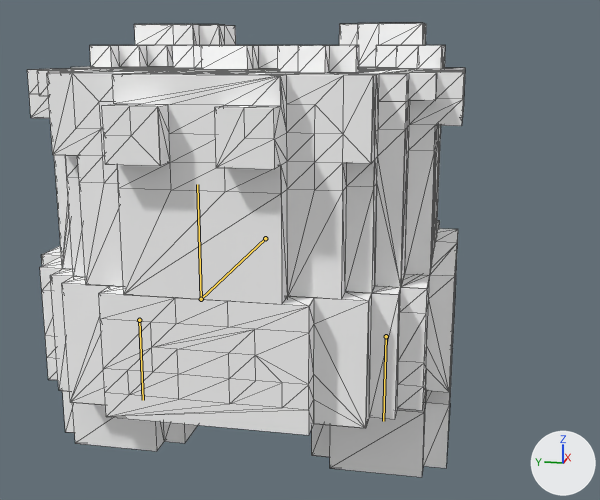
An edit to the Blender file src/galois/data/npcs/mossy_mucker_animations.blend, drawn before and after from the same camera.
Both versions are drawn from a camera (50 mm lens) standing at (-1.841, -0.462, 0.899) and looking at (0.026, -0.088, 0.433). Lighting does not change. The marker at lower right points along +X, +Y and +Z. The picture after the commit comes second. The bones that bend it are drawn over the model as lines. Mesh edges are drawn as thin lines.

The first picture shows 'Body', 'Head', 'L_Leg', 'R_Leg'.
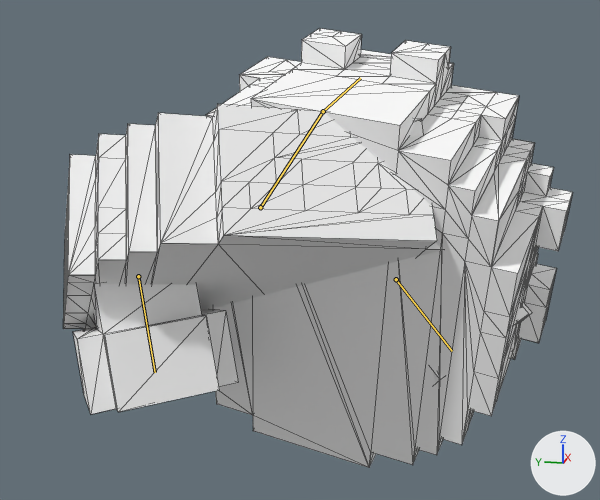
The newer file adds an action. The first version stands in its rest pose; the second is drawn at frame 4 of the action 'StaggerMedium'.

Location of each change, [x1, y1, x2, y2] in pixels of the pictures (600 x 500 px):
'Head', posed
    before: [27, 23, 465, 304]
    after: [206, 28, 573, 468]
'Body', posed
    before: [40, 220, 458, 435]
    after: [63, 104, 442, 330]
'L_Leg', posed
    before: [63, 391, 198, 451]
    after: [73, 284, 238, 414]
'R_Leg', posed (mostly hidden afterwards)
    before: [312, 348, 453, 477]
    after: [433, 302, 532, 383]
bone 'Body', root to tip
    before: (265, 238) to (201, 299)
    after: (260, 207) to (323, 111)
bone 'Head', root to tip
    before: (201, 299) to (197, 184)
    after: (323, 111) to (360, 78)
bone 'R_Leg', root to tip
    before: (386, 336) to (383, 421)
    after: (396, 279) to (452, 351)
bone 'L_Leg', root to tip
    before: (139, 320) to (143, 400)
    after: (138, 276) to (155, 372)

The edits, one by one:
Bone 'Body' (bone_body) moves from (0.0, 0.0, 0.0) to (-0.14, -0.06, 0.039).
Bone 'Body' (bone_body) turns from (0, 0, 0) to (-26, 10, 30) degrees about its own x, y and z.
Bone 'Head' (bone_head) turns from (0, 0, 0) to (37, -8, -42) degrees about its own x, y and z.
Bone 'R_Leg' (bone_r_leg) turns from (0, 0, 0) to (30, 0, -10) degrees about its own x, y and z.
Bone 'L_Leg' (bone_l_leg) turns from (0, 0, 0) to (11, 0, 15) degrees about its own x, y and z.
